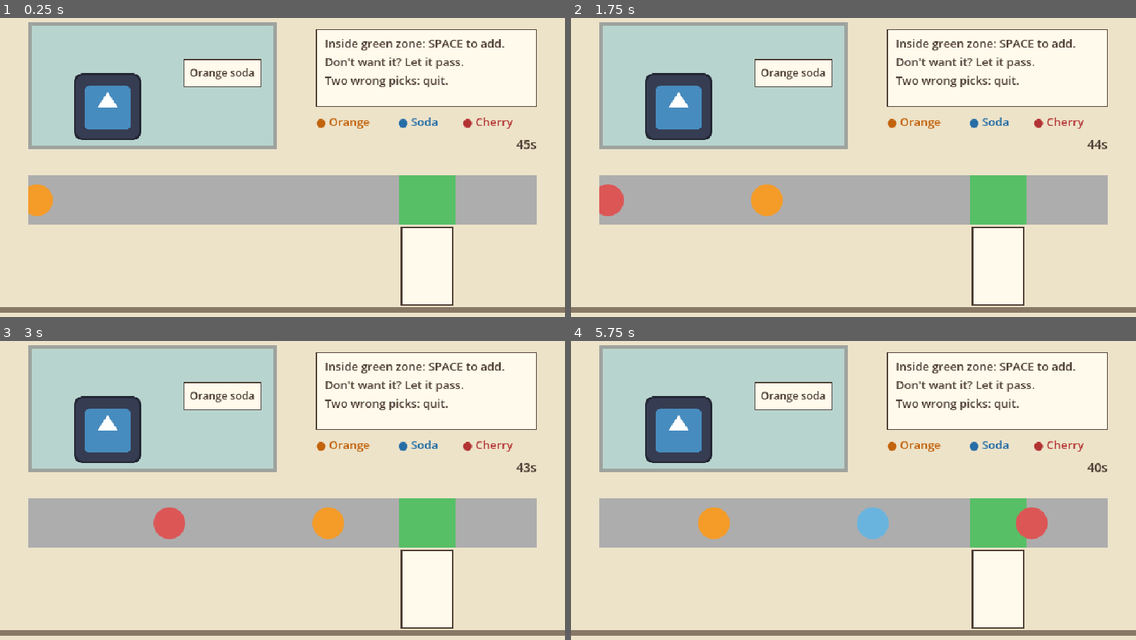
Above: before the commit, frames 1-4 (two rows, left to right).
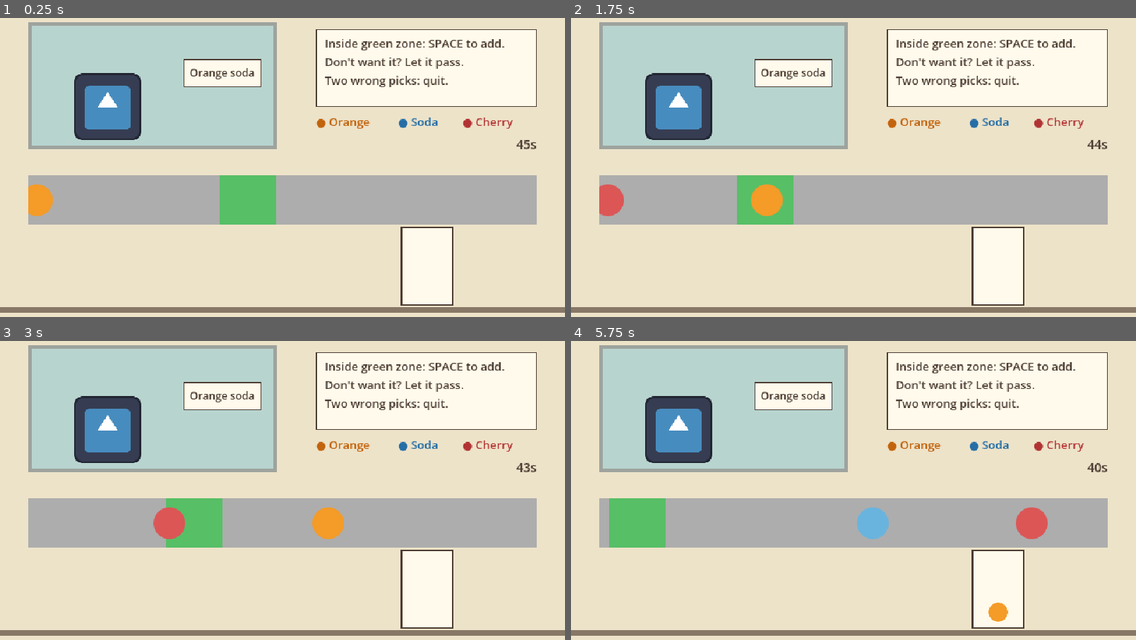
Above: after the commit, the same moments.

Repository: Xunn3714/IMGD2900
Game: Godot game, scene res://scenes/main.tscn
The game is run twice, just before and just after one commit, with the same random seed, the same clock (stepped at 60 frames per second) and the same inputs. The engine's default icon, where the game draws it, is replaced by a stand-in: a white triangle on a blue panel in a dark square.
Inputs:
- Up to frame 1 (0.25 s): no input
- Up to frame 2 (1.75 s): tap Enter at 0.5, 1.35 s; hold Space (add_ingredient) 0.53-1.28 s
- Up to frame 3 (3 s): hold Space (add_ingredient) 2.03-2.78 s; tap Enter at 2.85 s
- Up to frame 4 (5.75 s): hold Space (add_ingredient) 3.53-4.28 s; tap Enter at 4.35 s; hold Space (add_ingredient) from 5.03 s (still down)

The runs differ from the first frame. In frame 1, 3.3% of the frame differs, in the area x 38-81%, y 52-70%; in frame 2, 2.8%; in frame 3, 3.0%; in frame 4, 3.8%, in the area x 6-81%, y 52-94%.

Commit message:
make hit zone move randomly on screen

Diff:
--- a/scripts/main.gd
+++ b/scripts/main.gd
@@ -3,7 +3,8 @@
 signal exit_requested
 const Rules = preload("res://scripts/round_rules.gd")
 const INGREDIENT_SCENE: PackedScene = preload("res://scenes/ingredient.tscn")
-const HIT_CENTER: float = 484.0
+const TRACK_LEFT: float = 32.0
+const TRACK_RIGHT: float = 608.0
 const TRACK_Y: float = 226.0
 
 @export_group("Playtest tuning")
@@ -27,6 +28,7 @@
 @onready var result_panel: Panel = $Result
 @onready var result_title: Label = $Result/Title
 
+var hit_center: float = 484.0
 var rules = Rules.new()
 var textures: Dictionary = {}
 var bag: Array[StringName] = []
@@ -39,7 +41,7 @@
 func _ready() -> void:
 	$CustomerWindow/Customer.texture = customer_art
 	textures = {&"orange": orange_art, &"soda": soda_art, &"cherry": cherry_art}
-	hit_zone.position = Vector2(HIT_CENTER - hit_width * 0.5, 198.0)
+	_teleporting_hit_zone()
 	hit_zone.size = Vector2(hit_width, 56.0)
 	start_round()
 
@@ -105,6 +107,7 @@
 	ingredient_container.add_child(item)
 	item.configure(kind, textures[kind], ingredient_speed)
 	item.position = Vector2(12.0, TRACK_Y)
+	_teleporting_hit_zone()
 	return item
 
 func select_ingredient() -> void:
@@ -113,7 +116,7 @@
 	var candidate: Node2D = null
 	var nearest: float = INF
 	for item in ingredient_container.get_children():
-		var distance: float = absf(item.position.x - HIT_CENTER)
+		var distance: float = absf(item.position.x - hit_center)
 		if distance <= hit_width * 0.5 and distance < nearest:
 			candidate = item
 			nearest = distance
@@ -165,6 +168,12 @@
 	result_title.text = "Order ready!" if rules.is_success() else "Time's up!"
 	print("ALPHA_CUP selected=%s mistakes=%d success=%s" % [rules.selected, rules.mistakes, rules.is_success()])
 
+func _teleporting_hit_zone() -> void:
+	var min_center := TRACK_LEFT + hit_width * 0.5
+	var max_center := TRACK_RIGHT - hit_width * 0.5
+	hit_center = randf_range(min_center, max_center)
+	hit_zone.position = Vector2(hit_center - hit_width * 0.5, 198)
+
 func _clear_ingredients() -> void:
 	for item in ingredient_container.get_children():
 		ingredient_container.remove_child(item)
